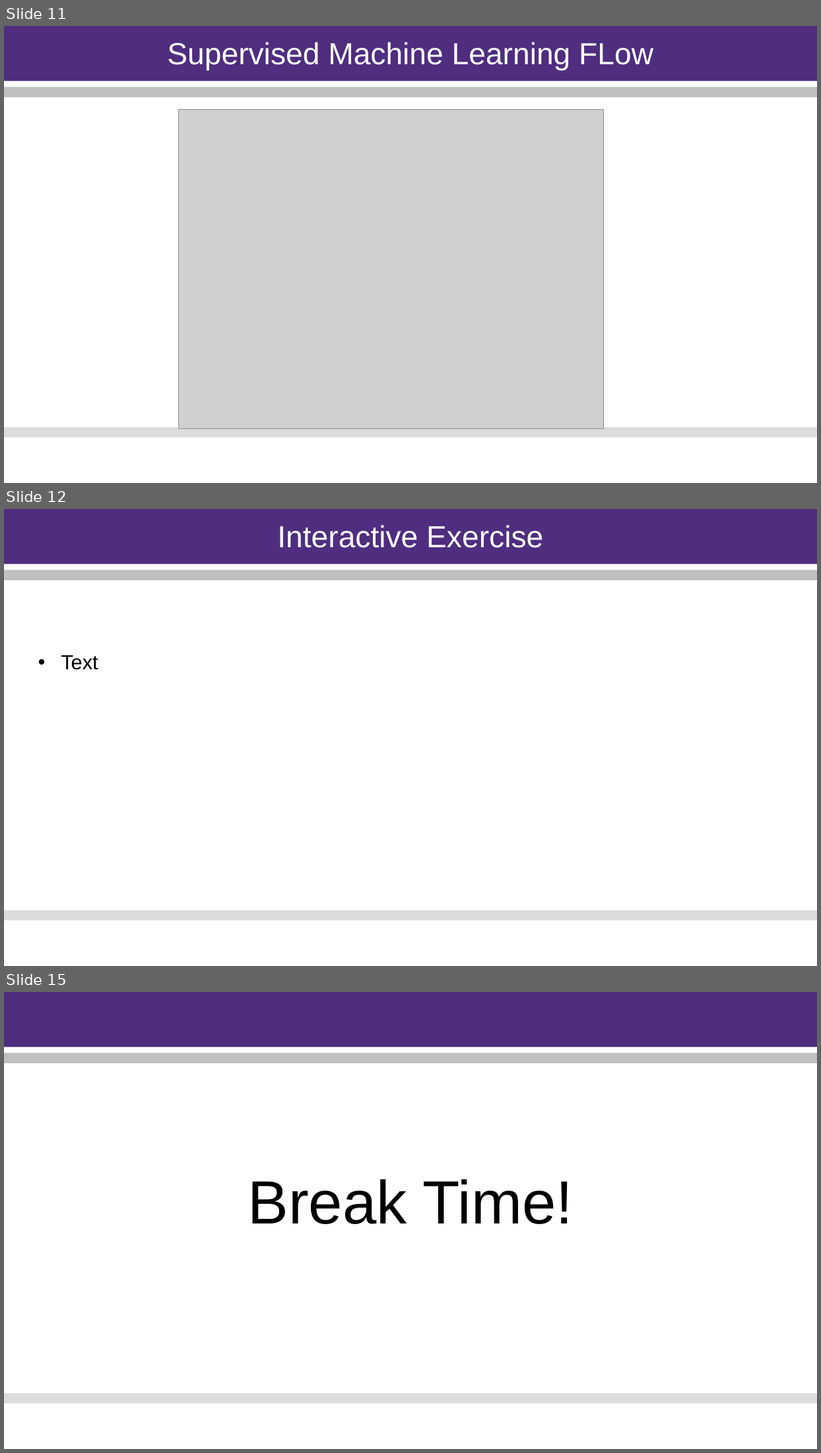
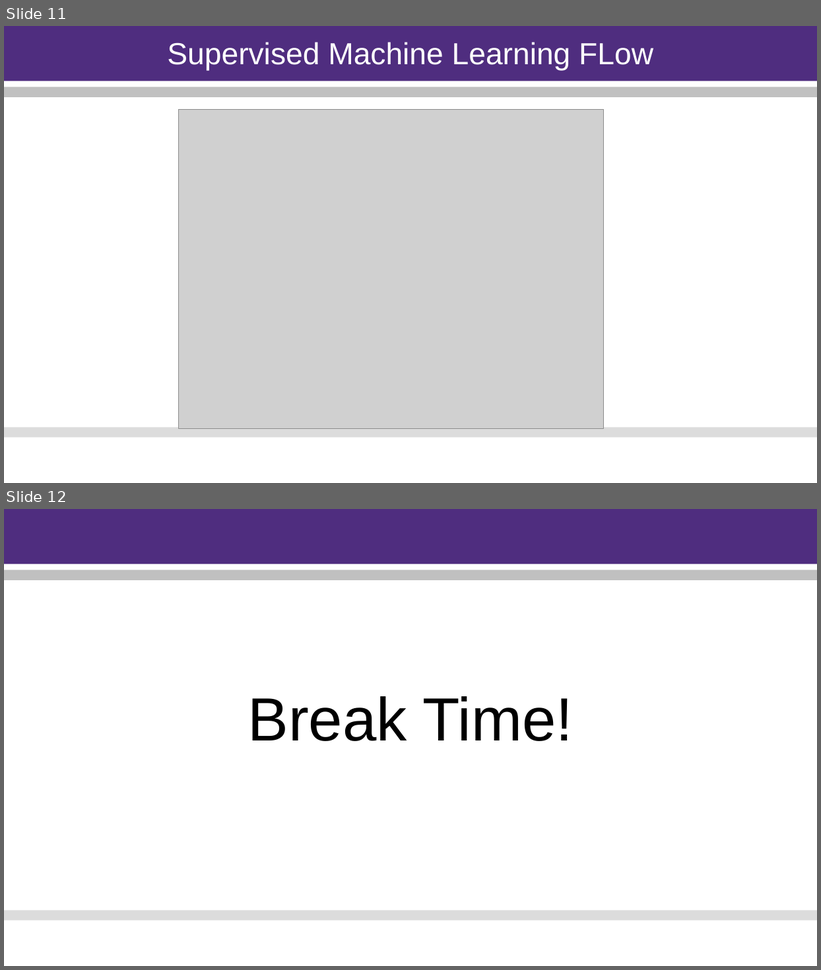
Before and after one commit to justinbkeeler/2023-NAA-Student, a slide deck: 23-0712 - WED - Supervised Machine Learning/23-0712 Supervised Learning.pptx. Shown one above the other, each under a label of ours: slides 11, 12 and 15 before the commit, slides 11 and 12 after it; the slides between them are not shown. The pictures are 821x1453 and 821x970 pixels, drawn with LibreOffice and Linux fonts; fonts in the diff are those of the drawing; grey boxes stand for pictures. Boxes give left, top, right and bottom in pixels: in the first picture for what was removed or moved away, otherwise in the second. Text is boxed around its words. In the diff, an @@ line names an element or a change of style, - is before the commit and + after.

```diff
--- a/23-0712 - WED - Supervised Machine Learning/23-0712 Supervised Learning.pptx
+++ b/23-0712 - WED - Supervised Machine Learning/23-0712 Supervised Learning.pptx
@@ slide 12 removed at (4,509,817,966), background #FFFFFF; not listed: 3 template elements that a slide beside it also shows @@
@@ title removed at (277,525,543,548) @@
-Interactive Exercise
@@ text removed at (61,655,98,670) @@
-• Text
@@ what was slide 15 is now slide 12 @@
```
Also in this commit, not shown: 4 slides changed, 13 other slides removed, 3 other files.
